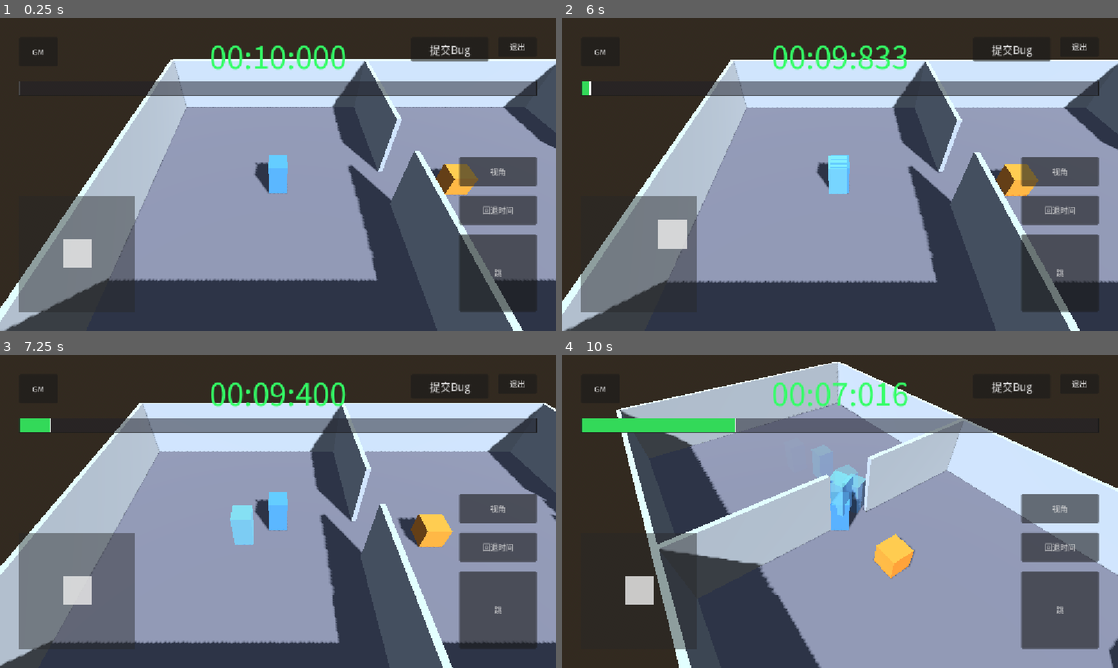
Above: before the commit, frames 1-4 (two rows, left to right).
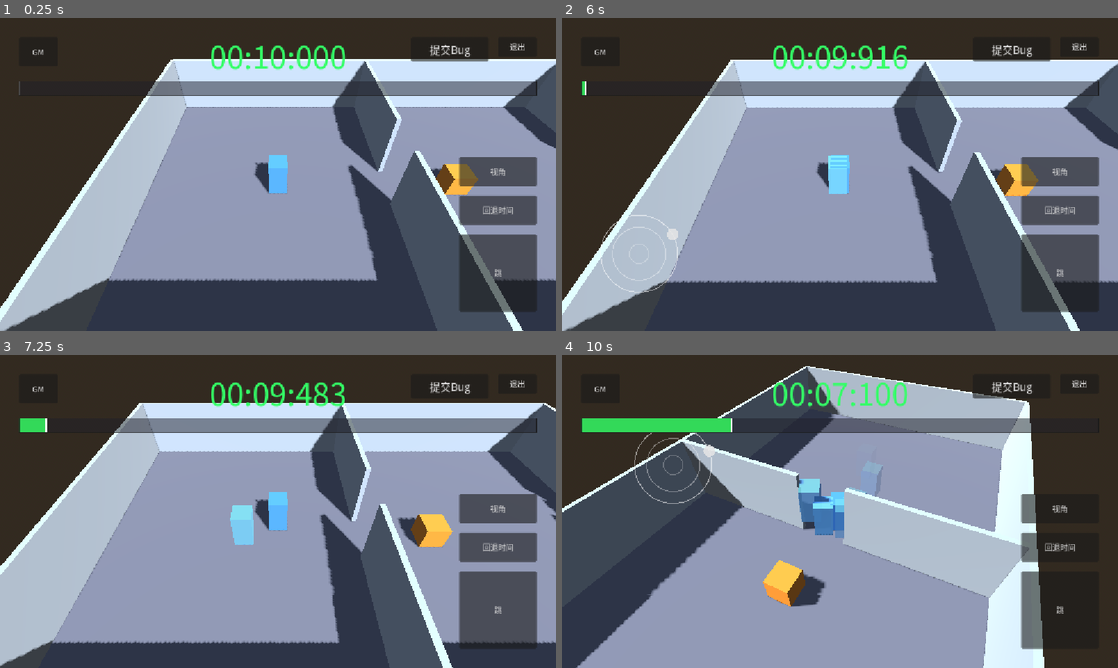
Above: after the commit, the same moments.

Repository: boomlulu/godot-jolt-time
Game: Godot game, scene res://world.tscn
Same seed, same stepped clock (60 frames per second), same inputs: the game is played once before the commit and once after it.
Inputs (mouse positions are in pixels of both pictures, inside the frame that each line leads up to):
- Up to frame 1 (0.25 s): no input
- Up to frame 2 (6 s): click "提交Bug" at 0.5 s; click "已复制" at 1.25 s; click "GM" at 2 s; click "新手引导" at 2.75 s; click "跳" at 3.5 s; click "回退时间" at 4.25 s; click "视角" at 5 s; tap Enter at 5.75 s; drag from (639, 252) to (895, 105) at 5.77 s
- Up to frame 3 (7.25 s): drag from (278, 423) to (250, 574) at 6.52 s
- Up to frame 4 (10 s): tap Space at 7.25, 9.02 s; move the mouse to (895, 442) at 7.27 s; hold D 7.28-8 s; click (895, 442) at 7.42 s; drag from (812, 574) to (673, 464) at 8.02 s; move the mouse to (1006, 558) at 8.77 s; hold A 8.78-9.5 s; click (1006, 558) at 8.92 s; drag from (673, 464) to (756, 433) at 9.52 s

The runs differ from the first frame. In frame 1, 5.2% of the frame differs, in the area x 3-25%, y 56-94%; in frame 2, 5.8%; in frame 3, 7.6%; in frame 4, 61%, in the area x 0-100%, y 2-100%.

Commit message:
feat: 动态摇杆 + 三环离散速度（无指令/走/跑）
左 1/3 屏幕按下触发动态摇杆；内圈 20 无指令，
中圈 55 走路（0.4×），外圈 80 跑步（1.0×）。
actor.gd 移除旧 DEADZONE rescale（与离散输出冲突）。

Co-Authored-By: Claude Opus 4.7 (1M context) <noreply@anthropic.com>

Diff:
--- a/actor.gd
+++ b/actor.gd
@@ -5,7 +5,6 @@
 const PUSH_FORCE := 15.0
 const ACCEL := 28.0
 const DECEL := 32.0
-const DEADZONE := 0.15
 
 var joystick: Node = null
 var camera: Camera3D = null
@@ -64,13 +63,6 @@
 	if kb != Vector2.ZERO:
 		input = kb.normalized()
 
-	var mag := input.length()
-	if mag < DEADZONE:
-		input = Vector2.ZERO
-	else:
-		var rescaled := (mag - DEADZONE) / (1.0 - DEADZONE)
-		input = input.normalized() * minf(rescaled, 1.0)
-
 	var dir := Vector3.ZERO
 	if camera:
 		var basis := camera.global_basis
--- a/hud_base.tscn
+++ b/hud_base.tscn
@@ -12,26 +12,9 @@
 
 [node name="Joystick" type="Control" parent="."]
 script = ExtResource("1_joystick")
-anchor_top = 1.0
-anchor_bottom = 1.0
-offset_left = 40.0
-offset_top = -280.0
-offset_right = 280.0
-offset_bottom = -40.0
-
-[node name="Base" type="ColorRect" parent="Joystick"]
-mouse_filter = 2
-color = Color(0.15, 0.15, 0.15, 0.45)
 anchor_right = 1.0
 anchor_bottom = 1.0
-
-[node name="Thumb" type="ColorRect" parent="Joystick"]
 mouse_filter = 2
-color = Color(0.9, 0.9, 0.9, 0.85)
-offset_left = 90.0
-offset_top = 90.0
-offset_right = 150.0
-offset_bottom = 150.0
 
 [node name="ExitButton" type="Button" parent="."]
 script = ExtResource("2_touchbtn")
--- a/virtual_joystick.gd
+++ b/virtual_joystick.gd
@@ -1,38 +1,79 @@
 extends Control
 
-const RADIUS := 80.0
+const R_INNER := 20.0
+const R_MIDDLE := 55.0
+const R_OUTER := 80.0
 
 var value := Vector2.ZERO
 var _drag_id := -1
-
-@onready var _thumb: Control = $Thumb
+var _active := false
+var _center := Vector2.ZERO
+var _thumb_pos := Vector2.ZERO
 
 func _ready() -> void:
-	_reset_thumb()
+	mouse_filter = MOUSE_FILTER_IGNORE
 
-func _gui_input(event: InputEvent) -> void:
+func _input(event: InputEvent) -> void:
 	if event is InputEventScreenTouch:
 		if event.pressed:
-			if _drag_id == -1:
-				_drag_id = event.index
-				_update_from_pos(event.position)
+			if _drag_id == -1 and _is_in_trigger_zone(event.position):
+				_begin(event.index, event.position)
+				get_viewport().set_input_as_handled()
 		elif event.index == _drag_id:
 			_release()
+			get_viewport().set_input_as_handled()
 	elif event is InputEventScreenDrag and event.index == _drag_id:
-		_update_from_pos(event.position)
+		_update(event.position)
+		get_viewport().set_input_as_handled()
+	elif event is InputEventMouseButton and event.button_index == MOUSE_BUTTON_LEFT:
+		if event.pressed:
+			if _drag_id == -1 and _is_in_trigger_zone(event.position):
+				_begin(-2, event.position)
+				get_viewport().set_input_as_handled()
+		elif _drag_id == -2:
+			_release()
+			get_viewport().set_input_as_handled()
+	elif event is InputEventMouseMotion and _active and _drag_id == -2:
+		_update(event.position)
+		get_viewport().set_input_as_handled()
 
-func _update_from_pos(pos: Vector2) -> void:
-	var center := size * 0.5
-	var offset := pos - center
-	if offset.length() > RADIUS:
-		offset = offset.normalized() * RADIUS
-	_thumb.position = center + offset - _thumb.size * 0.5
-	value = offset / RADIUS
+func _is_in_trigger_zone(pos: Vector2) -> bool:
+	return pos.x < get_viewport().get_visible_rect().size.x / 3.0
+
+func _begin(idx: int, pos: Vector2) -> void:
+	_drag_id = idx
+	_active = true
+	_center = pos
+	_thumb_pos = pos
+	value = Vector2.ZERO
+	queue_redraw()
+
+func _update(pos: Vector2) -> void:
+	var offset := pos - _center
+	var distance := offset.length()
+	if distance < R_INNER:
+		value = Vector2.ZERO
+	elif distance < R_MIDDLE:
+		value = offset.normalized() * 0.4
+	else:
+		value = offset.normalized() * 1.0
+	var clamped := minf(distance, R_OUTER)
+	if distance > 0.0:
+		_thumb_pos = _center + offset.normalized() * clamped
+	else:
+		_thumb_pos = _center
+	queue_redraw()
 
 func _release() -> void:
 	_drag_id = -1
+	_active = false
 	value = Vector2.ZERO
-	_reset_thumb()
+	queue_redraw()
 
-func _reset_thumb() -> void:
-	_thumb.position = size * 0.5 - _thumb.size * 0.5
+func _draw() -> void:
+	if not _active:
+		return
+	draw_arc(_center, R_OUTER, 0.0, TAU, 48, Color(1, 1, 1, 0.5), 2.0)
+	draw_arc(_center, R_MIDDLE, 0.0, TAU, 48, Color(1, 1, 1, 0.35), 2.0)
+	draw_arc(_center, R_INNER, 0.0, TAU, 48, Color(1, 1, 1, 0.25), 2.0)
+	draw_circle(_thumb_pos, 12.0, Color(0.9, 0.9, 0.9, 0.85))
